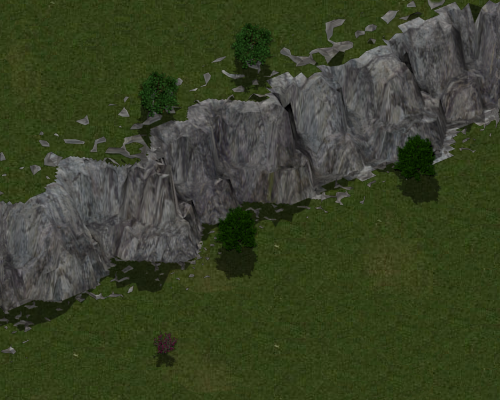
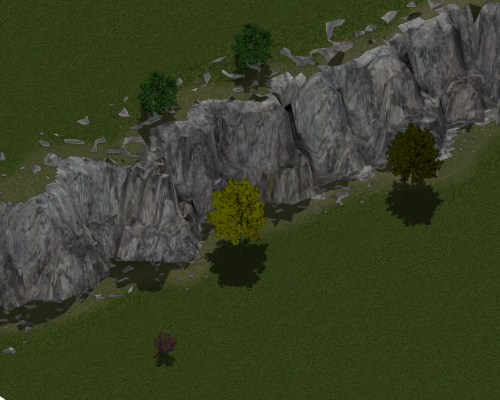
Revision of a layered 500px x 400px image; what changed, layer by layer:
added layer "baum_schatten0001.png#22" above "baum_schatten0001.png#24" over bbox(383, 122, 446, 228)
added layer "baum_schatten0001.png#24" above "map" over bbox(203, 175, 270, 292)
painted on "map" over bbox(212, 166, 443, 281)
added layer "Dirt" above "Grass Grob" over bbox(0, 0, 500, 341)
added layer "Grass Grob" above "grass" over bbox(0, 0, 500, 387)
painted on "grass" over bbox(0, 0, 500, 400)
